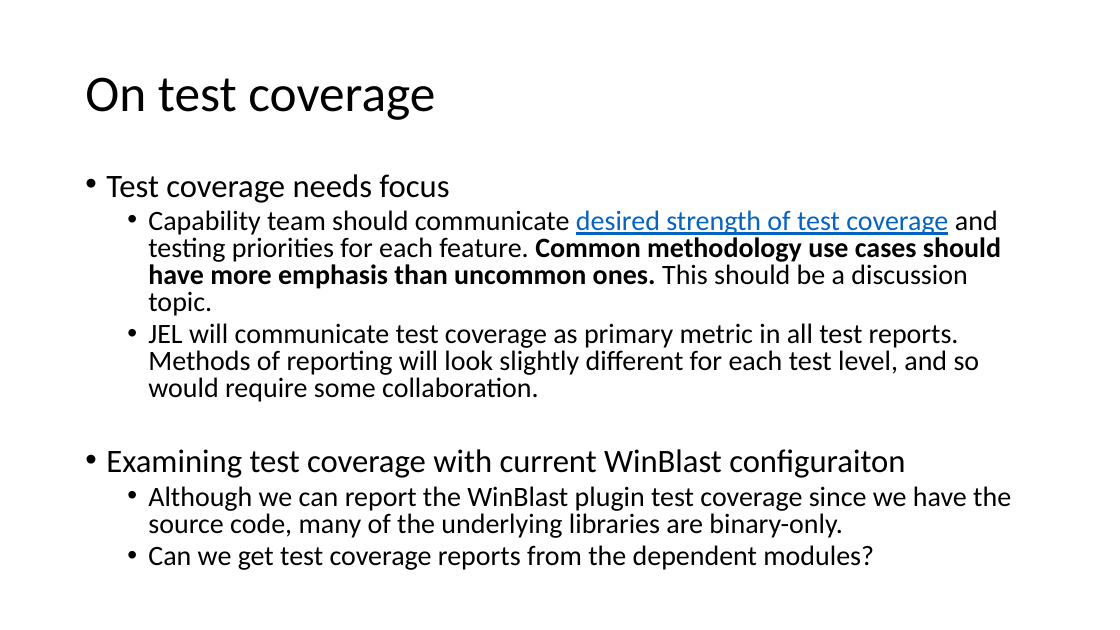
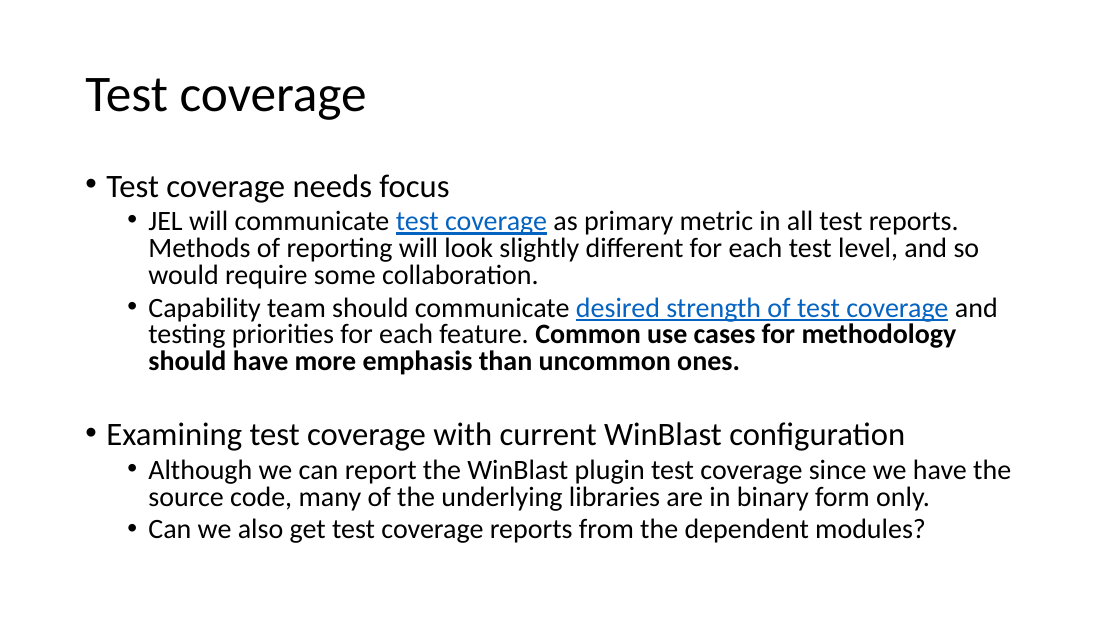
Before and after one commit to bcorfman/grading, a slide deck: slide 8 of doc/Coordinated approach to design and testing (WinBlast CapTeam version).pptx. Drawn at 1120x630 pixels with LibreOffice and Linux fonts; fonts in the diff are those of the drawing. Boxes give left, top, right and bottom in pixels: in the first picture for what was removed or moved away, otherwise in the second. Text is boxed around its words. In the diff, an @@ line names an element or a change of style, - is before the commit and + after.

```diff
--- a/doc/Coordinated approach to design and testing (WinBlast CapTeam version).pptx
+++ b/doc/Coordinated approach to design and testing (WinBlast CapTeam version).pptx
@@ title at bbox=[85, 78, 367, 120]: text changed @@
-On test coverage
+Test coverage
@@ text at bbox=[148, 210, 1001, 316]: paragraph removed @@
-  • Capability team should communicate desired strength of test coverage and testing priorities for each feature. Common methodology use cases should have more emphasis than uncommon ones. This should be a discussion topic.
@@ text at bbox=[148, 210, 980, 289]: text colour #000000 to #0563C1, underline on in "test coverage" @@
@@ text at bbox=[106, 297, 1011, 543]: text changed @@
-• Examining test coverage with current WinBlast configuraiton
-  • Although we can report the WinBlast plugin test coverage since we have the source code, many of the underlying libraries are binary-only.
-  • Can we get test coverage reports from the dependent modules?
+  • Capability team should communicate desired strength of test coverage and testing priorities for each feature. Common use cases for methodology should have more emphasis than uncommon ones.
+• Examining test coverage with current WinBlast configuration
+  • Although we can report the WinBlast plugin test coverage since we have the source code, many of the underlying libraries are in binary form only.
+  • Can we also get test coverage reports from the dependent modules?
```
Also in this commit, not shown: 7 other slides changed, 5 other files.
